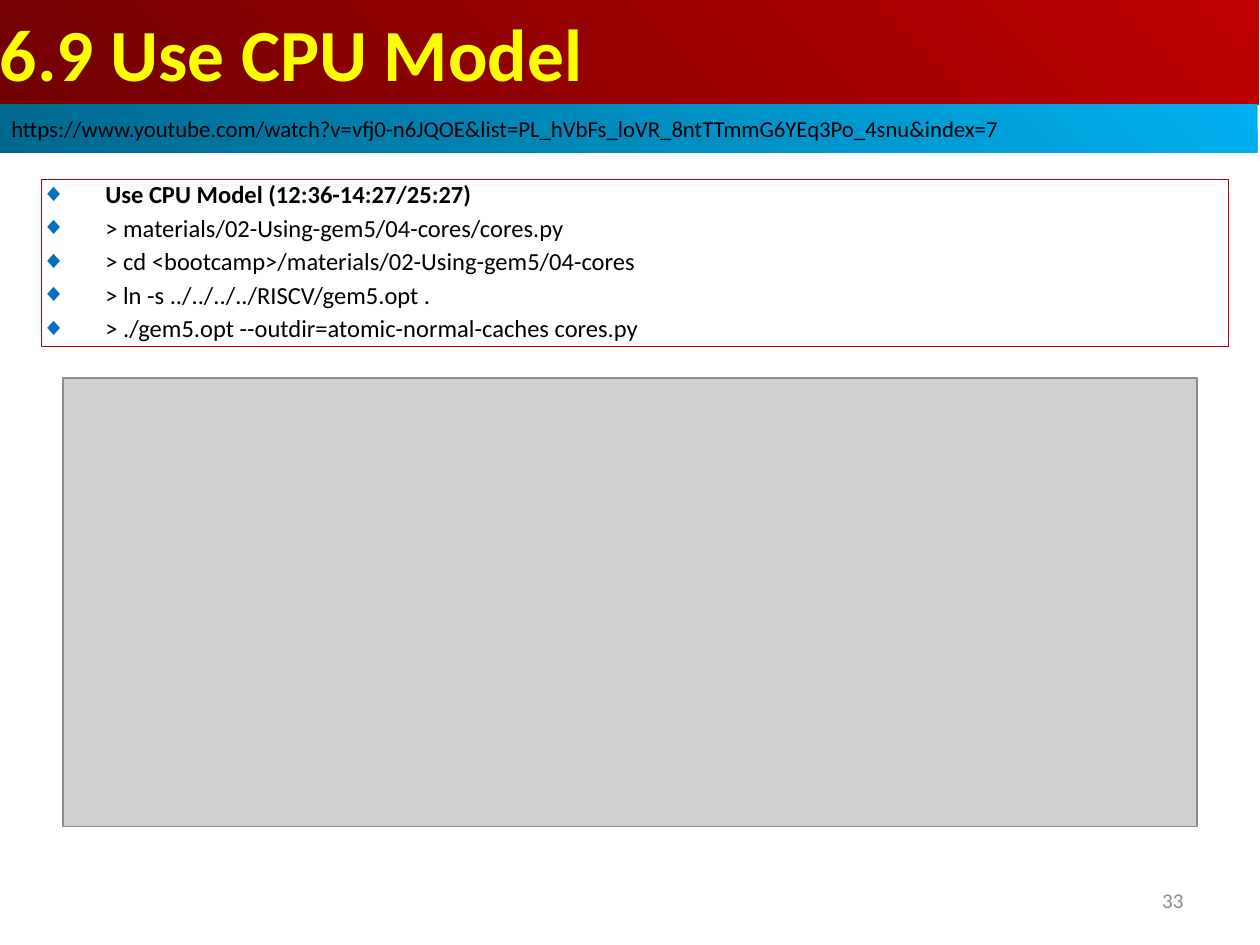
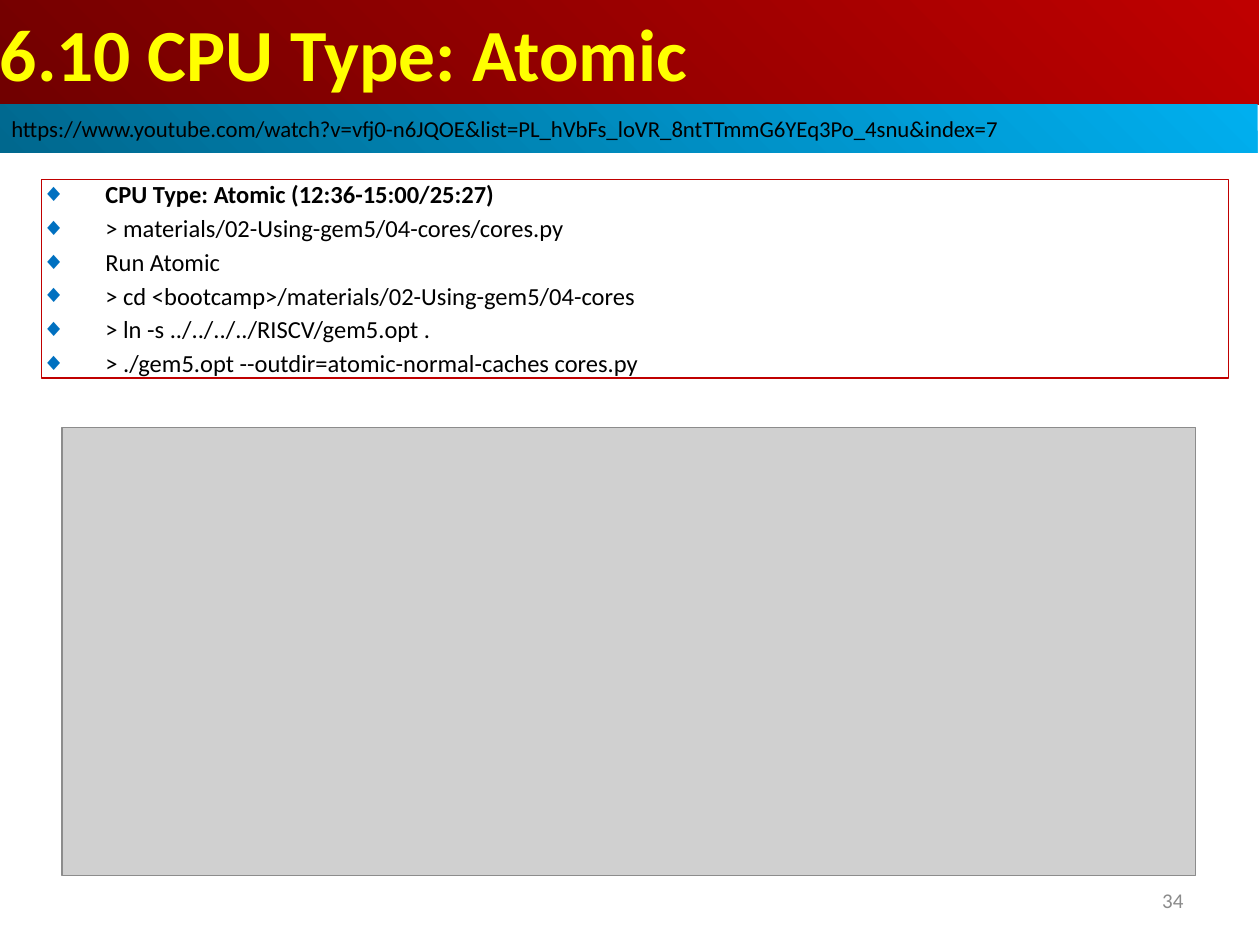
Before and after one commit to peterhchen/AIU_CS850_Gem5_McPAT, a slide deck: slide 34 of 050_Gem5/007.CPUModel/000_Video/007.CPUModel.ppt (slide 33 before the commit). Drawn at 1260x945 pixels with LibreOffice and Linux fonts; fonts in the diff are those of the drawing; grey boxes stand for pictures. Boxes give left, top, right and bottom in pixels: in the first picture for what was removed or moved away, otherwise in the second. Text is boxed around its words. In the diff, an @@ line names an element or a change of style, - is before the commit and + after.

```diff
--- a/050_Gem5/007.CPUModel/000_Video/007.CPUModel.ppt
+++ b/050_Gem5/007.CPUModel/000_Video/007.CPUModel.ppt
@@ text in rectangle at <box>0,29,687,93</box>: text changed @@
-6.9 Use CPU Model
+6.10 CPU Type: Atomic
@@ rectangle "CPU Type: Atomic (12:36-15:00/25:27)": place and size @@
-rectangle "CPU Type: Atomic (12:36-15:00/25:27)" at <box>42,179,1228,346</box>
+rectangle "CPU Type: Atomic (12:36-15:00/25:27)" at <box>42,179,1228,378</box>
@@ text in rectangle at <box>105,185,494,207</box>: text changed @@
-◆ Use CPU Model (12:36-14:27/25:27)
+◆ CPU Type: Atomic (12:36-15:00/25:27)
@@ text in rectangle at <box>105,254,220,271</box>: paragraph added @@
+◆ Run Atomic
@@ picture: place and size @@
-picture at <box>63,378,1197,827</box>
+picture at <box>62,427,1196,876</box>
@@ page number at <box>1162,894,1183,908</box>: text changed @@
-33
+34
```
Also in this commit, not shown: 3 other slides changed, 32 slides added.
